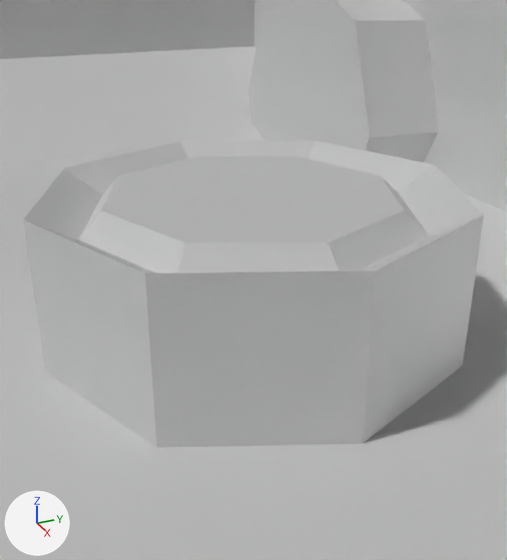
The FBX model Assets/Visual/3D/Blender Files/Objects/Car/Car.fbx as it was, and as the next commit left it.
Before and after are seen from a 50 mm lens placed at (1.04, -0.373, 0.86), pointed at (0.018, 0.087, 0.348). Lighting does not change. The marker at lower left points along +X, +Y and +Z. Where no turn or scale is listed for an object, it has been applied to the vertices.

Names of what the first picture shows: 'Car1_Shell', 'Wheel'.
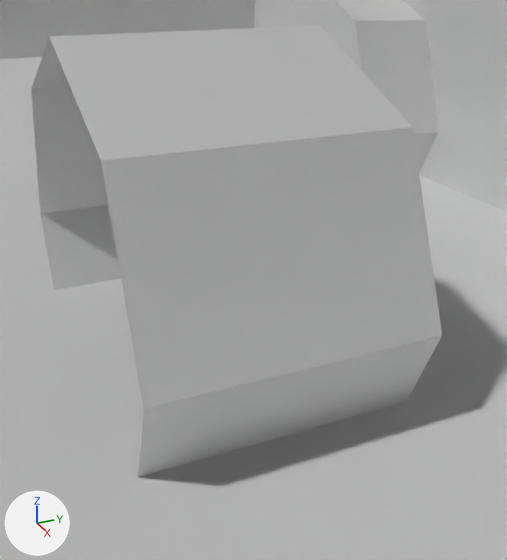
The change, as a diff of the scene's bpy script:
```diff
--- a/Assets/Visual/3D/Blender Files/Objects/Car/Car.fbx.py
+++ b/Assets/Visual/3D/Blender Files/Objects/Car/Car.fbx.py
@@ ob_wheel @@
 ob_wheel.location = (0.0, 0.094, 0.39)
-ob_wheel.rotation_euler = (-3.142, 0.0, 0.0)  # degrees (-180, 0, 0)
+ob_wheel.rotation_euler = (1.571, 0.0, 0.0)  # degrees (90, 0, 0)
 ob_wheel.scale = (0.01, 0.01, 0.01)
```

Where the change shows, as pixel boxes [x1, y1, x2, y2] in the pictures (507 x 560 px):
'Wheel', turned: before [23, 140, 484, 448]; after [31, 26, 442, 477]
